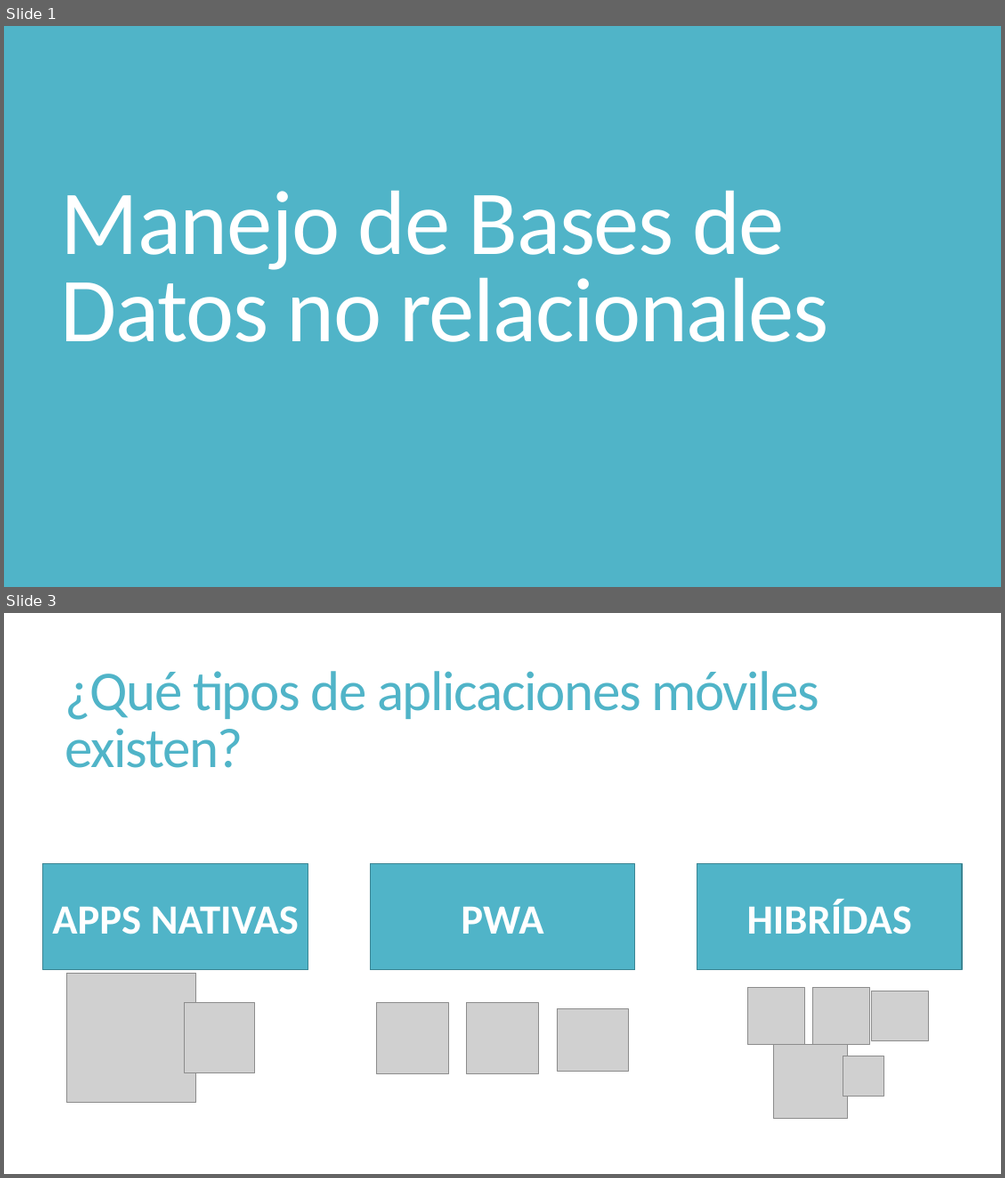
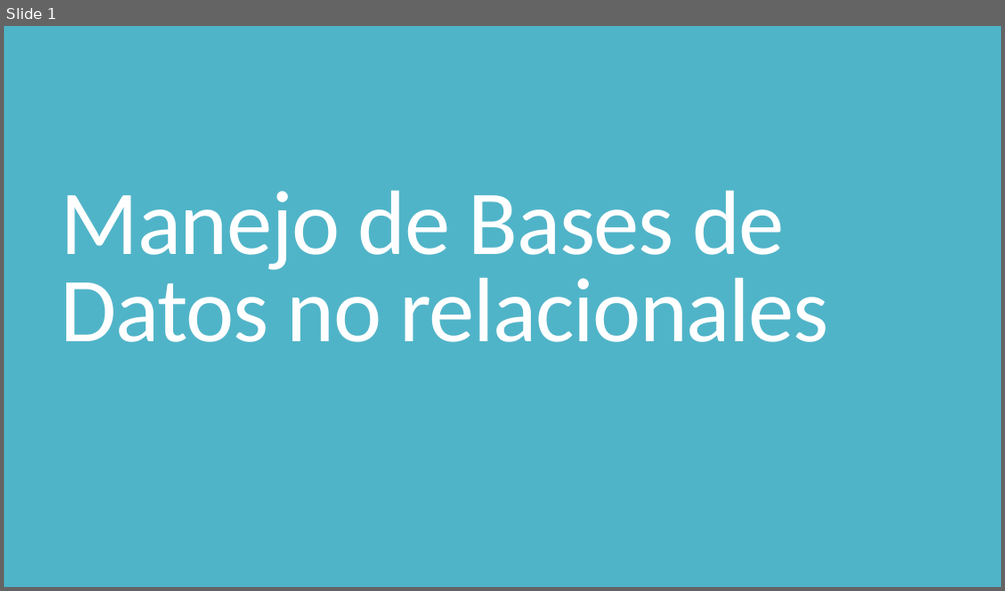
Before and after one commit to javiermelo1672/CursoIonic, a slide deck: Presentaciones/4. Manejo de bases de datos no relacionales.pptx. Shown one above the other, each under a label of ours: slides 1 and 3 before the commit, slide 1 after it; the slides between them are not shown. The pictures are 1005x1178 and 1005x591 pixels, drawn with LibreOffice and Linux fonts; fonts in the diff are those of the drawing; grey boxes stand for pictures. Boxes give left, top, right and bottom in pixels: in the first picture for what was removed or moved away, otherwise in the second. Text is boxed around its words. In the diff, an @@ line names an element or a change of style, - is before the commit and + after.

```diff
--- a/Presentaciones/4. Manejo de bases de datos no relacionales.pptx
+++ b/Presentaciones/4. Manejo de bases de datos no relacionales.pptx
@@ slide 3 removed at (4,613,1001,1174), background #FFFFFF @@
@@ title removed at (65,671,818,768) @@
-¿Qué tipos de aplicaciones móviles existen?
@@ rectangle removed at (43,864,307,971) @@
-APPS NATIVAS
@@ rectangle removed at (370,864,634,971) @@
-PWA
@@ rectangle removed at (696,864,961,971) @@
-HIBRÍDAS
@@ picture removed at (67,973,196,1102) @@
@@ picture removed at (184,1002,254,1072) @@
@@ picture removed at (376,1002,448,1074) @@
@@ picture removed at (467,1002,539,1074) @@
@@ picture removed at (557,1008,629,1070) @@
@@ picture removed at (747,987,805,1045) @@
@@ picture removed at (812,987,870,1045) @@
@@ picture removed at (871,990,928,1041) @@
@@ picture removed at (774,1045,848,1119) @@
@@ picture removed at (843,1055,883,1096) @@
```
Also in this commit, not shown: 29 slides added, 16 other slides removed, 5 other files.
